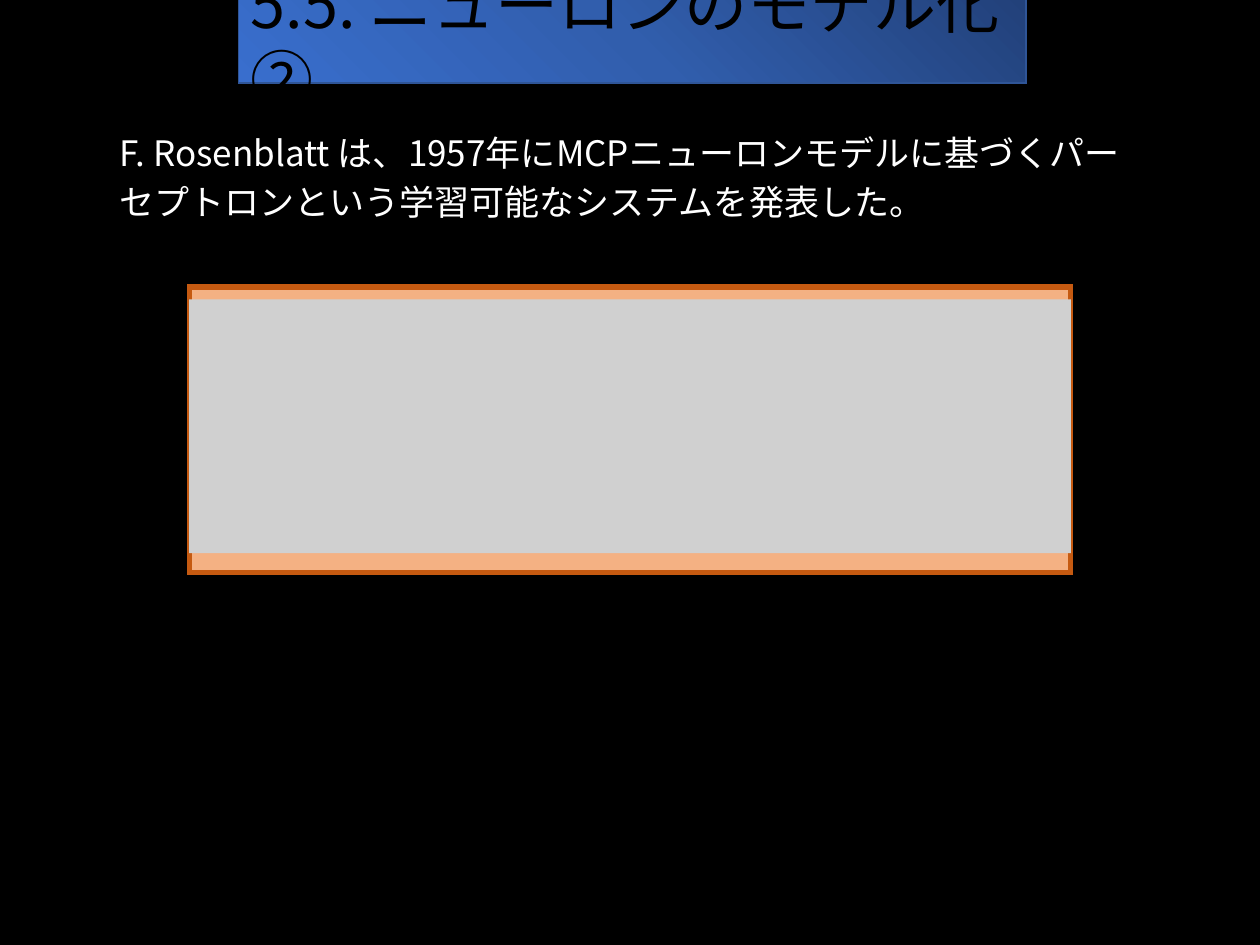
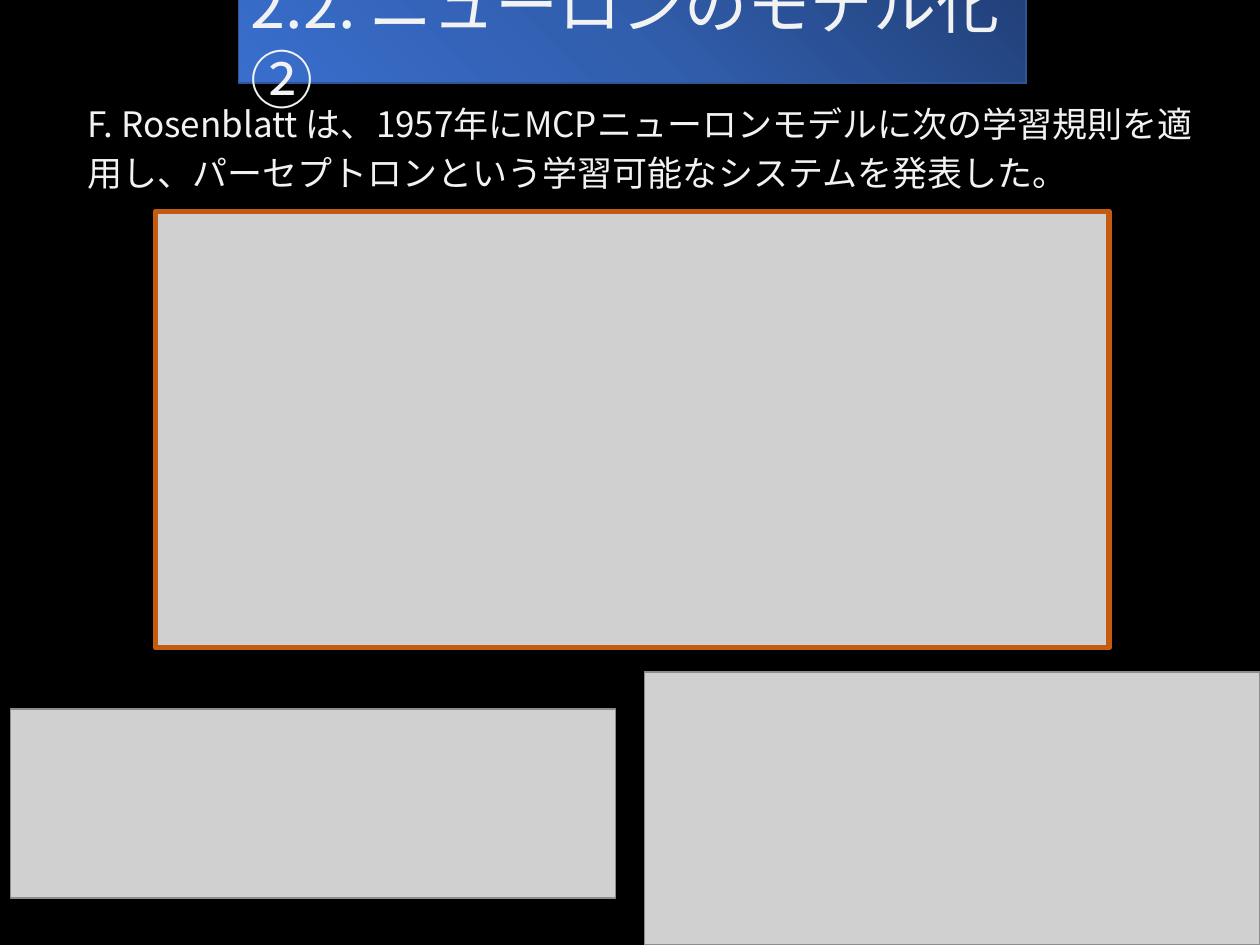
Before and after one commit to rurusasu/Diary, a slide deck: slide 7 of パーセプトロンについて.pptx. Drawn at 1260x945 pixels with LibreOffice and Linux fonts; fonts in the diff are those of the drawing; grey boxes stand for pictures. Boxes give left, top, right and bottom in pixels: in the first picture for what was removed or moved away, otherwise in the second. Text is boxed around its words. In the diff, an @@ line names an element or a change of style, - is before the commit and + after.

```diff
--- a/パーセプトロンについて.pptx
+++ b/パーセプトロンについて.pptx
@@ text in rectangle at (251,0,1000,119): text changed; text colour #000000 to #F2F2F2 @@
-5.5. ニューロンのモデル化②
+2.2. ニューロンのモデル化②
@@ text at (87,102,1193,189): text changed; text colour #FFFFFF to #F2F2F2 @@
-F. Rosenblatt は、1957年にMCPニューロンモデルに基づくパーセプトロンという学習可能なシステムを発表した。
+F. Rosenblatt は、1957年にMCPニューロンモデルに次の学習規則を適用し、パーセプトロンという学習可能なシステムを発表した。
@@ picture: place and size @@
-picture at (189,300,1071,553)
+picture at (155,212,1109,648)
@@ rectangle removed at (189,287,1071,572) @@
@@ picture added at (645,672,1260,945) @@
@@ picture added at (10,709,615,898) @@
```
Also in this commit, not shown: 5 other slides changed, 5 slides added, 37 other files.
